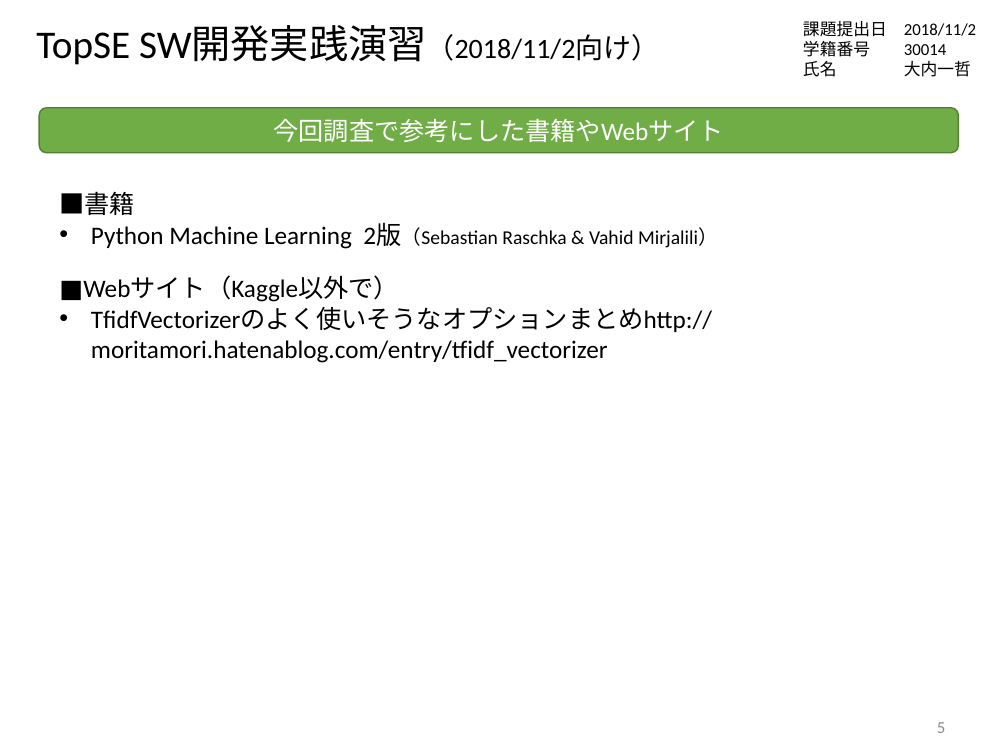
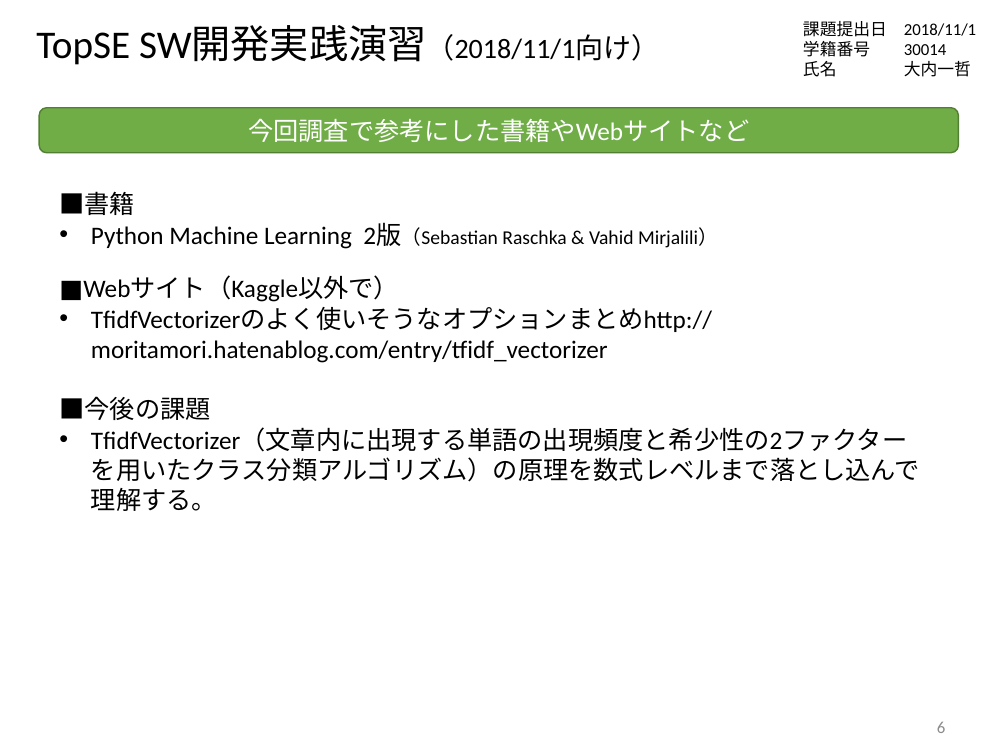
Before and after one commit to mkkrf137/TopSE_Kaggle2018, a slide deck: slide 6 of 20181102向け_大内.pptx (slide 5 before the commit). Drawn at 1008x756 pixels with LibreOffice and Linux fonts; fonts in the diff are those of the drawing. Boxes give left, top, right and bottom in pixels: in the first picture for what was removed or moved away, otherwise in the second. Text is boxed around its words. In the diff, an @@ line names an element or a change of style, - is before the commit and + after.

```diff
--- a/20181102向け_大内.pptx
+++ b/20181102向け_大内.pptx
@@ text at <box>36,25,659,65</box>: text changed @@
-TopSE SW開発実践演習（2018/11/2向け）
+TopSE SW開発実践演習（2018/11/1向け）
@@ text in rounded rectangle at <box>248,118,749,142</box>: text changed @@
-今回調査で参考にした書籍やWebサイト
+今回調査で参考にした書籍やWebサイトなど
@@ text at <box>59,396,920,511</box>: paragraphs added @@
+■今後の課題
+• TfidfVectorizer（文章内に出現する単語の出現頻度と希少性の2ファクターを用いたクラス分類アルゴリズム）の原理を数式レベルまで落とし込んで理解する。
@@ page number at <box>937,722,945,733</box>: text changed @@
-5
+6
```
Also in this commit, not shown: 4 other slides changed, 1 slide added, 1 other file.
